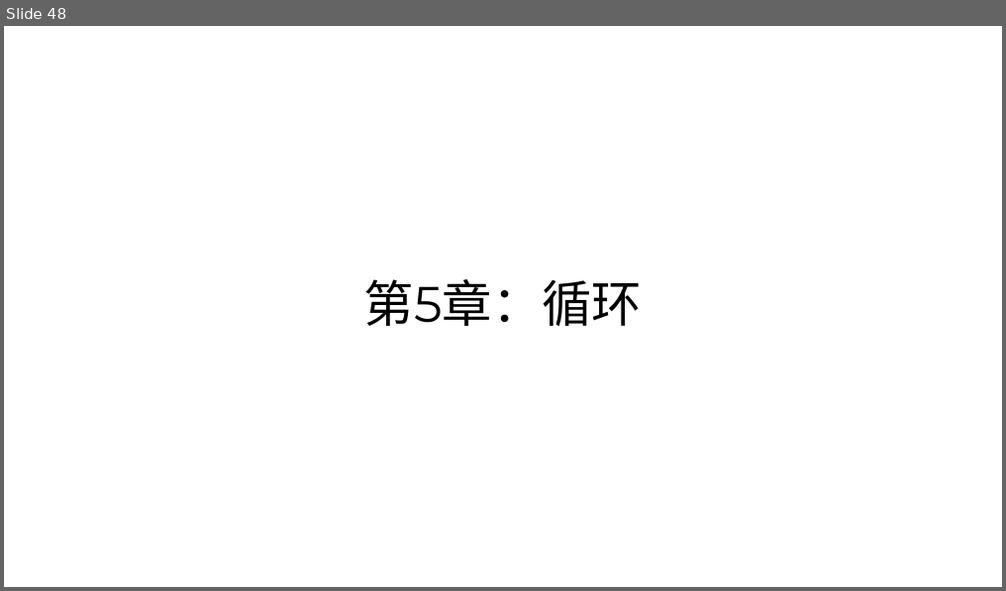
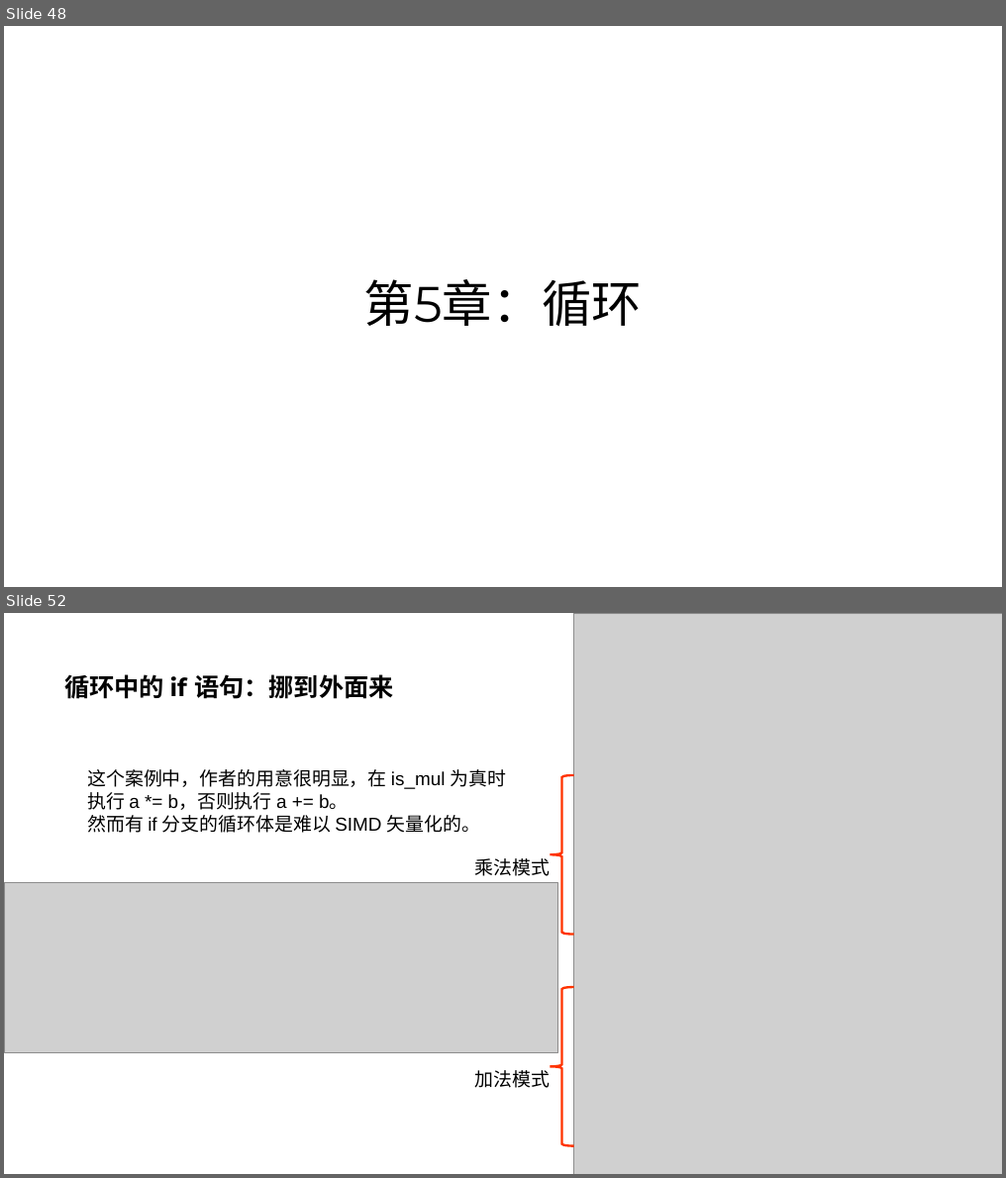
Before and after one commit to parallel101/course, a slide deck: 04/slides.pptx. Shown one above the other, each under a label of ours: slide 48 before the commit, slides 48 and 52 after it; the slides between them are not shown. The pictures are 1006x591 and 1006x1178 pixels, drawn with LibreOffice and Linux fonts; fonts in the diff are those of the drawing; grey boxes stand for pictures. Boxes give left, top, right and bottom in pixels: in the first picture for what was removed or moved away, otherwise in the second. Text is boxed around its words. In the diff, an @@ line names an element or a change of style, - is before the commit and + after.

```diff
--- a/04/slides.pptx
+++ b/04/slides.pptx
@@ slide 52 added at (4, 613, 1002, 1174), background #FFFFFF @@
@@ picture added at (573, 613, 1002, 1174) @@
@@ title added at (64, 674, 394, 699), 24 pt, text #000000, bold @@
+循环中的 if 语句：挪到外面来
@@ text added at (87, 769, 507, 833), 18 pt, text #000000 @@
+这个案例中，作者的用意很明显，在 is_mul 为真时执行 a *= b，否则执行 a += b。
+然而有 if 分支的循环体是难以 SIMD 矢量化的。
@@ left brace added at (550, 775, 574, 934), outline #FF3300 2.25 pt @@
@@ text added at (475, 856, 550, 876), 18 pt, text #000000 @@
+乘法模式
@@ picture added at (4, 882, 558, 1053) @@
@@ left brace added at (550, 987, 574, 1146), outline #FF3300 2.25 pt @@
@@ text added at (475, 1067, 550, 1088), 18 pt, text #000000 @@
+加法模式
```
Also in this commit, not shown: 1 slide changed, 3 other slides added, 13 other files.
